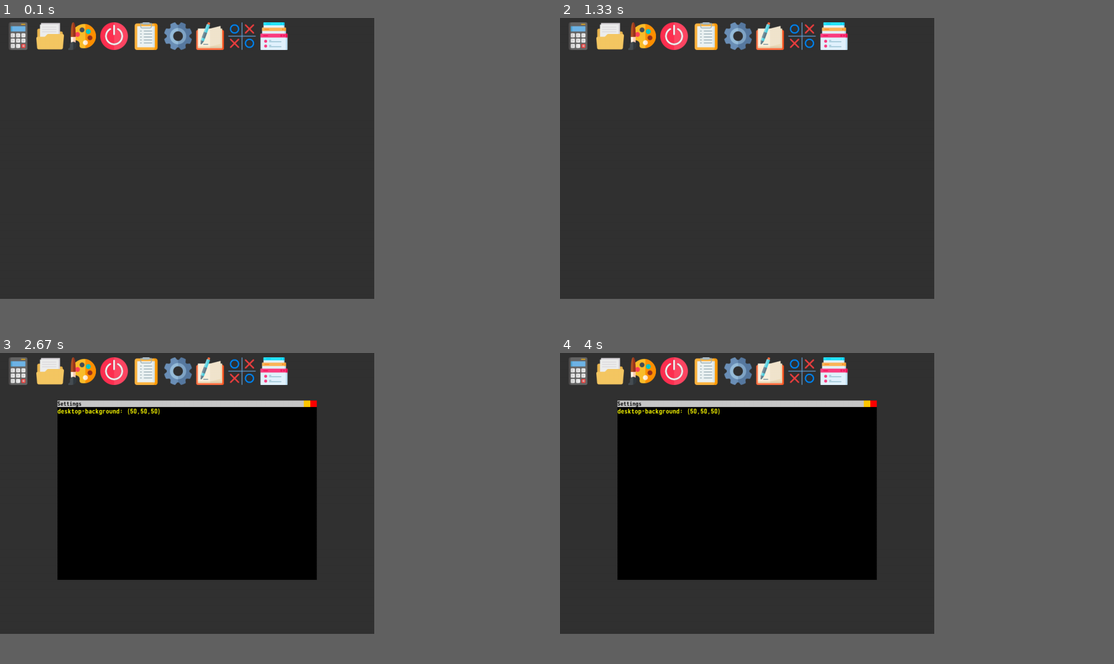
Above: before the commit, frames 1-4 (two rows, left to right).
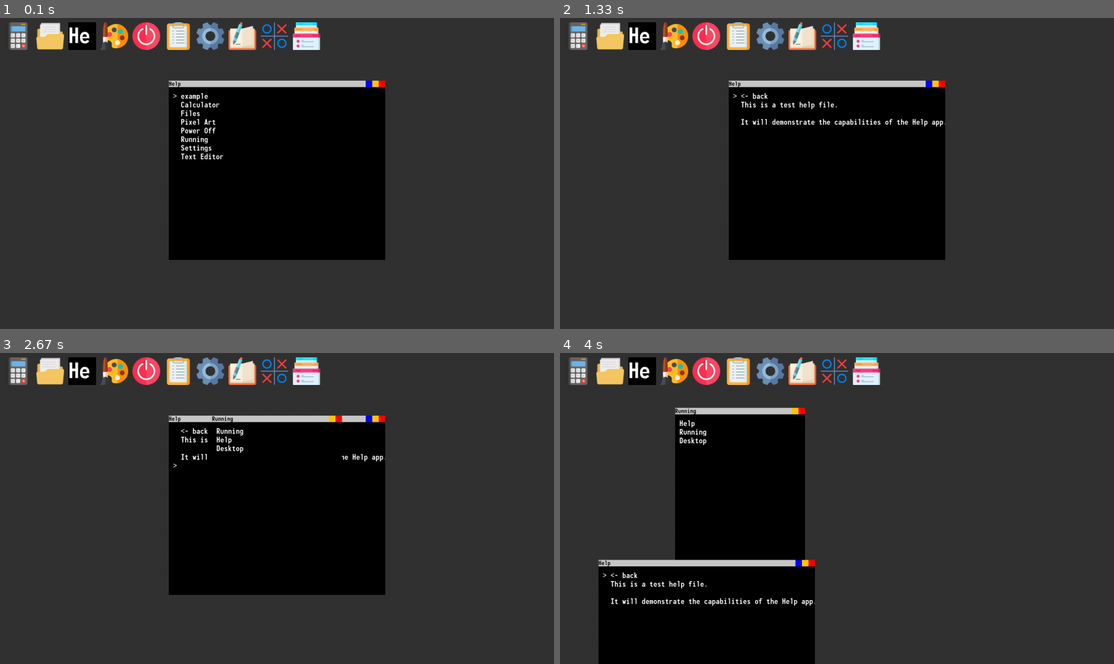
Above: after the commit, the same moments.

Repository: milktheinternet/pygameVOS
Game: pygame game, started from vos.py
Same seed, same stepped clock (60 frames per second), same inputs: the game is played once before the commit and once after it.
Inputs (mouse positions are in pixels of both pictures, inside the frame that each line leads up to):
- Up to frame 1 (0.1 s): no input
- Up to frame 2 (1.33 s): hold Up 0.33-0.8 s; hold Down 0.88-1.18 s; tap Enter at 1.22 s
- Up to frame 3 (2.67 s): hold Up 1.55-1.92 s; move the mouse to (144, 511) at 1.95 s; click (144, 511) at 2 s; press the mouse at (177, 371) at 2.32 s; move the mouse to (155, 380) at 2.42 s; release the mouse at (132, 393) at 2.55 s; press the mouse at (277, 418) at 2.65 s
- Up to frame 4 (4 s): move the mouse to (792, 405) at 2.75 s; release the mouse at (748, 390) at 2.88 s; press the mouse at (748, 390) at 2.98 s; move the mouse to (704, 390) at 3.08 s; release the mouse at (654, 393) at 3.22 s; press the mouse at (654, 393) at 3.32 s; move the mouse to (698, 402) at 3.42 s; release the mouse at (737, 412) at 3.55 s; press the mouse at (837, 418) at 3.65 s; move the mouse to (770, 489) at 3.75 s; release the mouse at (704, 561) at 3.88 s; hold Down from 3.95 s (still down)
The window is 608x457 before the commit and 900x506 after it. Grey fills any space a smaller window leaves; there, only what the larger window draws over its background counts as a difference.

The runs differ from the first frame. In frame 1, 26% of the frame differs, in the area x 11-70%, y 1-78%; in frame 2, 26%; in frame 3, 25%; in frame 4, 29%, in the area x 6-58%, y 1-100%.

Commit message:
Added help app

Diff:
--- a/users/username/apps/Desktop/app.py
+++ b/users/username/apps/Desktop/app.py
@@ -29,10 +29,16 @@
 
     def on_run(self):
         settings = self.vos.get_app("Settings")
-        self.bg = eval(settings.get("desktop-background"))
+        dbg = settings.get("desktop-background")
+        if dbg:
+            self.bg = eval(dbg)
+        else:
+            self.bg = (255, 0, 255)
+            self.vos.log("ERROR: 'desktop-background' not found in settings.")
         super().on_run()
         self.prep_app_btns()
         self.vos.on_run_funcs.append(self.on_vos_run)
+        self.redraw()
 
     def on_vos_run(self, app):
         if 'WindowApp' in app.flags:
@@ -82,7 +88,6 @@
         self.minimized.append(app)
         print('minimized', app.name, self.minimized)
 
-    def render(self):
+    def redraw(self):
         self.srf.fill(self.bg)
         self.draw_btns()
-        super().render()
--- /dev/null
+++ b/users/username/apps/Help/app.py
@@ -0,0 +1,28 @@
+from vos import *
+
+class MyApp(DictMenuApp):
+    def __init__(self, vos):
+        super().__init__(vos, "Help", (500, 400))
+        self.resizeable = True
+
+        def help_to_options(s):
+            opts = {}
+            for line in s.split('\n'):
+                while line in opts.keys():
+                    line += ' '
+                opts[line] = None
+            return opts
+
+        self.tree = {}
+
+        path = self.path+"help_txts/"
+
+        for file in self.vos.listdir(path):
+            self.tree[file.split('.')[0]] = help_to_options(
+                self.vos.load(path+file))
+
+        for app in self.vos.listdir(self.vos.path_apps):
+            helptxt = self.vos.load(
+                self.vos.path_apps+app+'/help.txt')
+            if helptxt:
+                self.tree[app] = help_to_options(helptxt)
--- /dev/null
+++ b/users/username/apps/Help/help_txts/example.txt
@@ -0,0 +1,3 @@
+This is a test help file.
+
+It will demonstrate the capabilities of the Help app.
--- a/users/username/apps/Settings/settings.json
+++ b/users/username/apps/Settings/settings.json
@@ -1,3 +1,4 @@
 {
 'desktop-background':'(50,50,50)',
+'on-start':['Help'],
 }
--- a/users/username/apps/start/app.py
+++ b/users/username/apps/start/app.py
@@ -6,3 +6,5 @@
         self.desktop = False
     def run(self):
         self.vos.get_app("Desktop").run()
+        for app in self.vos.get_app("Settings").get("on-start"):
+            self.vos.get_app(app).run()
--- a/vos.py
+++ b/vos.py
@@ -241,5 +241,6 @@
         pg.display.update()
 
 if __name__ == "__main__":
-    VOS(res=(650*4//3, 650), user="username").start()
+    vos = VOS(user="username")
+    vos.start()
     pg.display.quit()
--- a/vos_apps.py
+++ b/vos_apps.py
@@ -292,7 +292,7 @@
         if self.location:
             self.location.pop()
             if "double_back" in self.branchflags:
-                self.branchflags = []
+                self.branchflags.remove("double_back")
                 self.back()
 
     def get_branch(self, loc):
@@ -308,7 +308,7 @@
 
         self.branchflags = branch.get("flags")
         if self.branchflags != None:
-            options.remove('flags')
+            options.remove("flags")
         else:
             self.branchflags = []
 
@@ -348,3 +348,9 @@
             self.idx += 1
 
         self.update_options()
+
+    def resize(self, res=None):
+        super().resize(res)
+        self.old_text = None
+        self.render()
+        self.update_options()
